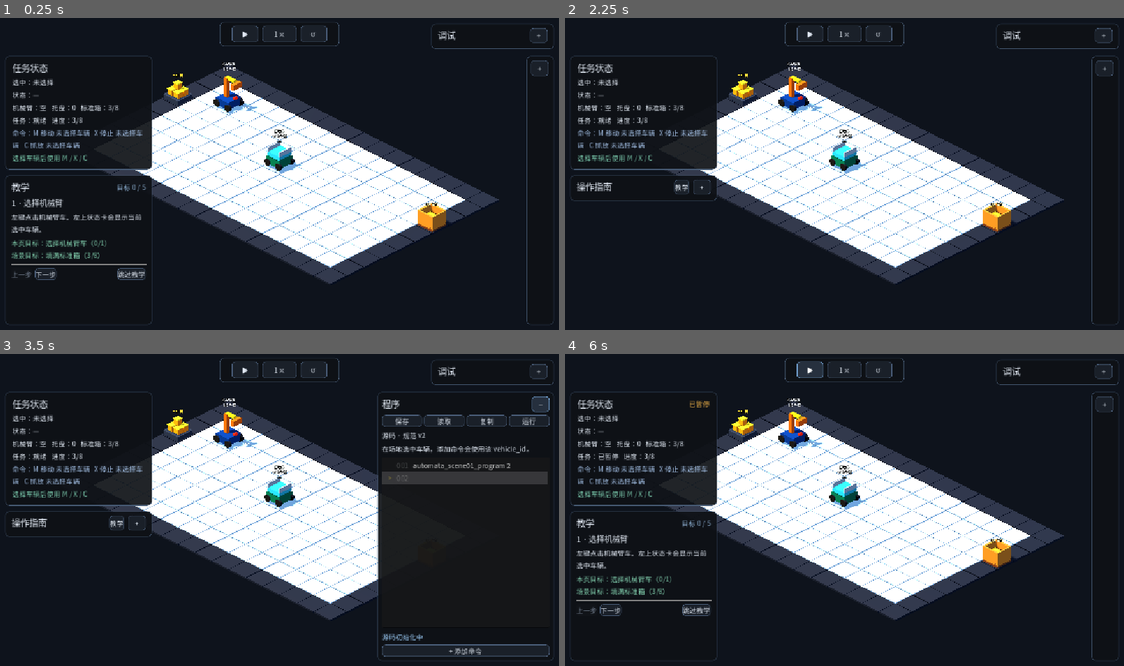
Above: before the commit, frames 1-4 (two rows, left to right).
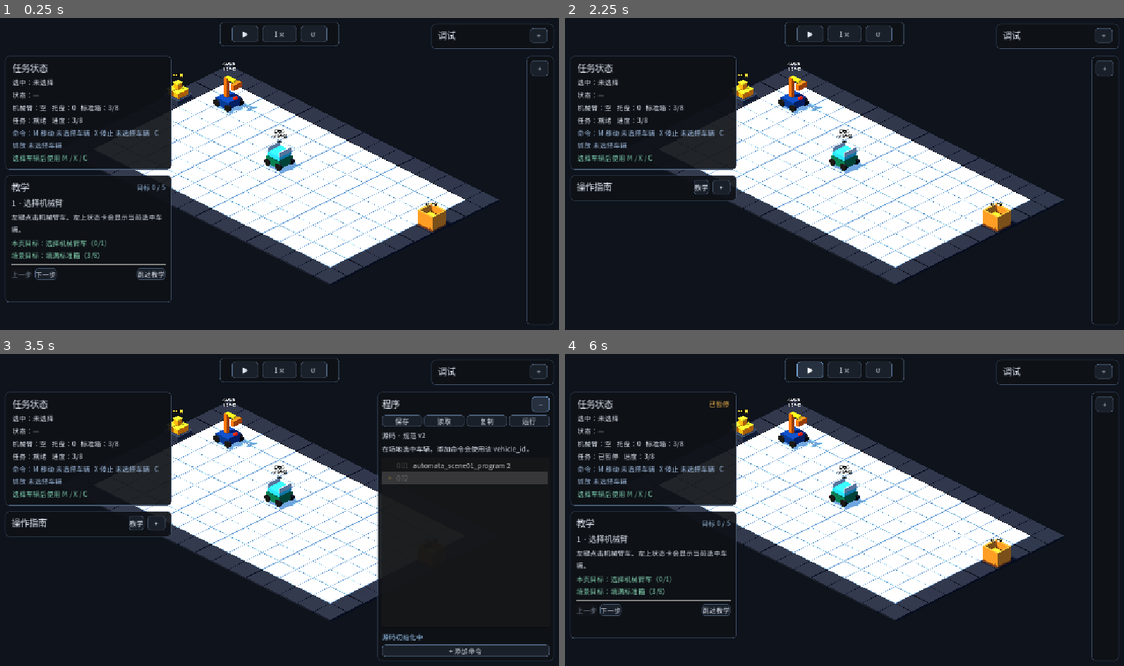
Above: after the commit, the same moments.

Repository: Ri0n72Y/automata
Game: Godot game, scene res://scenes/scene_01/scene_01_basic_packing.tscn
Two runs of this game, one before a commit and one after it. Both use one fixed random seed, a clock stepped at 60 frames per second and the inputs below.
Inputs:
- Up to frame 1 (0.25 s): no input
- Up to frame 2 (2.25 s): click "下一步" at 0.5 s; click "上一步" at 1.25 s; click "跳过教学" at 2 s
- Up to frame 3 (3.5 s): click "+" at 2.75 s
- Up to frame 4 (6 s): click "−" at 3.5 s; click "教学" at 4.25 s; click "▶" at 5 s; click "⏸" at 5.75 s

The runs differ from the first frame. In frame 1, 1.9% of the frame differs, in the area x 1-31%, y 12-99%; in frame 2, 1.4%; in frame 3, 1.4%; in frame 4, 2.0%.

Commit message:
[codex]refactor(scene-01): size UI rails for Chinese desktop copy

Diff:
--- a/scripts/scene_01/scene_01_ui_layout_metrics.gd
+++ b/scripts/scene_01/scene_01_ui_layout_metrics.gd
@@ -11,11 +11,11 @@
 
 const LEFT_STATUS_HEIGHT := 232.0
 const LEFT_AUX_TOP := CONTENT_TOP + LEFT_STATUS_HEIGHT + PANEL_GAP
-const TUTORIAL_TARGET_HEIGHT := 308.0
+const TUTORIAL_TARGET_HEIGHT := 260.0
 
-const LEFT_NARROW_WIDTH := 300.0
-const LEFT_COMPACT_WIDTH := 320.0
-const LEFT_WIDE_WIDTH := 360.0
+const LEFT_NARROW_WIDTH := 340.0
+const LEFT_COMPACT_WIDTH := 360.0
+const LEFT_WIDE_WIDTH := 380.0
 
 const PROGRAM_COLLAPSED_WIDTH := 56.0
 const PROGRAM_NARROW_WIDTH := 360.0
